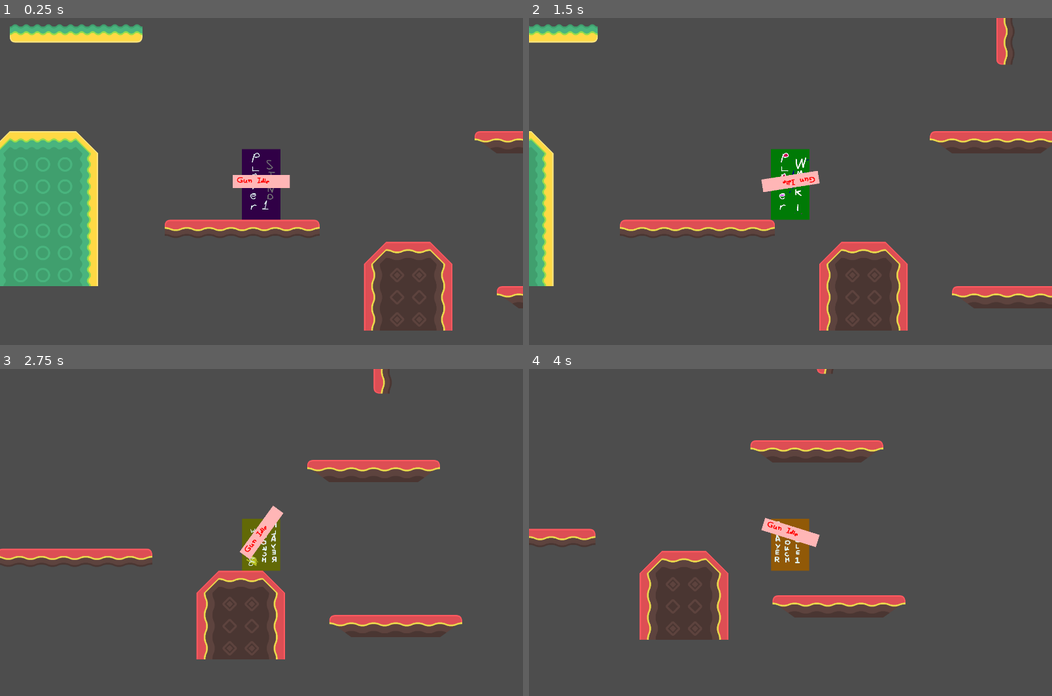
Above: before the commit, frames 1-4 (two rows, left to right).
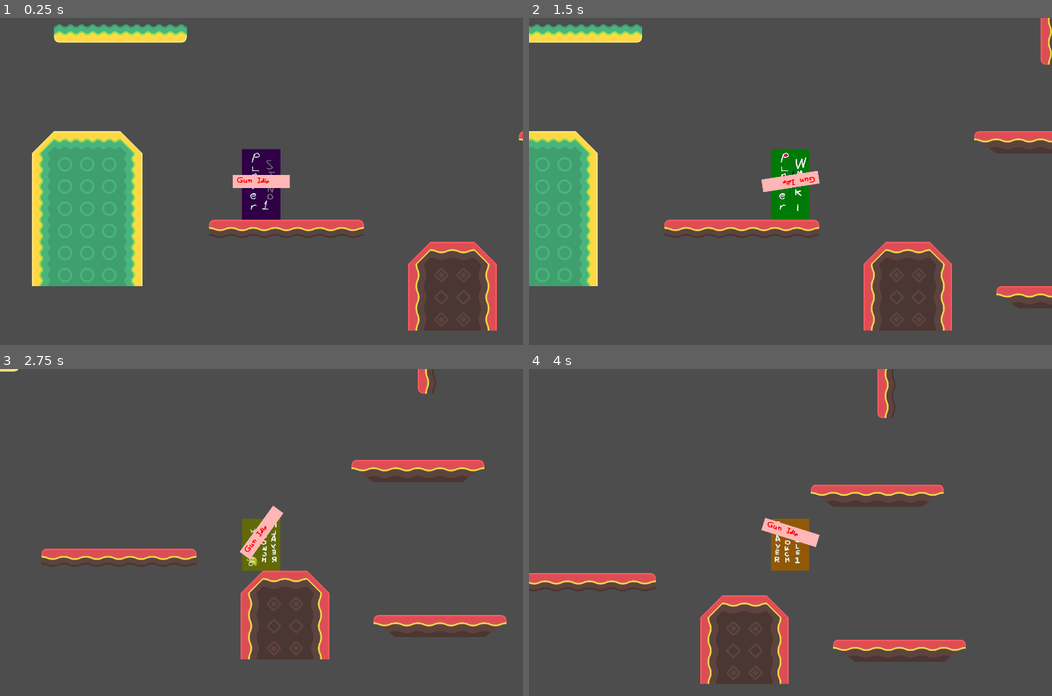
Above: after the commit, the same moments.

Repository: haruo-gabriel/portal2d
Game: Godot game, scene res://Scenes/Main/main.tscn
The game is run twice, just before and just after one commit, with the same random seed, the same clock (stepped at 60 frames per second) and the same inputs.
Inputs (mouse positions are in pixels of both pictures, inside the frame that each line leads up to):
- Up to frame 1 (0.25 s): no input
- Up to frame 2 (1.5 s): move the mouse to (905, 165) at 0.52 s; hold Shift (crouch) 0.53-1.28 s; hold D (move_right) from 0.53 s (still down); tap Space (jump) at 0.77 s; move the mouse to (685, 197) at 1.27 s; click (685, 197) at 1.35 s
- Up to frame 3 (2.75 s): tap Space (jump) at 1.52 s; move the mouse to (313, 460) at 2.02 s; release D (move_right) at 2.03 s; hold A (move_left) from 2.03 s (still down); hold Shift (crouch) from 2.03 s (still down)
- Up to frame 4 (4 s): move the mouse to (764, 597) at 2.77 s; release A (move_left) at 2.78 s; release Shift (crouch) at 2.78 s; hold D (move_right) from 2.78 s (still down); click (764, 597) at 2.85 s; tap Space (jump) at 3.02, 3.77 s; move the mouse to (947, 581) at 3.52 s; hold Shift (crouch) from 3.53 s (still down)

The runs differ from the first frame. In frame 1, 15% of the frame differs, in the area x 0-100%, y 1-96%; in frame 2, 12%; in frame 3, 7.0%; in frame 4, 12%.

Commit message:
The tile map no longer needs to be at (0, 0)

Diff:
--- a/godot project/Scenes/Main/main.tscn
+++ b/godot project/Scenes/Main/main.tscn
@@ -884,6 +884,7 @@
 [node name="Main" type="Node"]
 
 [node name="TileMap" type="TileMap" parent="."]
+position = Vector2(128, 0)
 tile_set = SubResource("TileSet_7teep")
 format = 2
 layer_0/tile_data = PackedInt32Array(655362, 327682, 0, 655363, 393218, 0, 655364, 393218, 0, 655365, 393218, 0, 655366 …(1529 unchanged characters)…
--- a/godot project/Scenes/Player/Scripts/player.gd
+++ b/godot project/Scenes/Player/Scripts/player.gd
@@ -22,6 +22,8 @@
 	if hit == null or normal == null:
 		return Vector2i(-999, -999)
 
+	hit -= tile_map.position
+
 	var x: int = floor((hit.x - TILE_SIZE * normal.x / 2.0) / TILE_SIZE)
 	var y: int = floor((hit.y - TILE_SIZE * normal.y / 2.0) / TILE_SIZE)
 
@@ -32,6 +34,7 @@
 	var coord: Vector2i = get_coords()
 
 	print(coord)
+
 func set_angle() -> void:
 
 	var difference: Vector2 = get_global_mouse_position() - (global_position + constants.PLAYER_CENTER)
